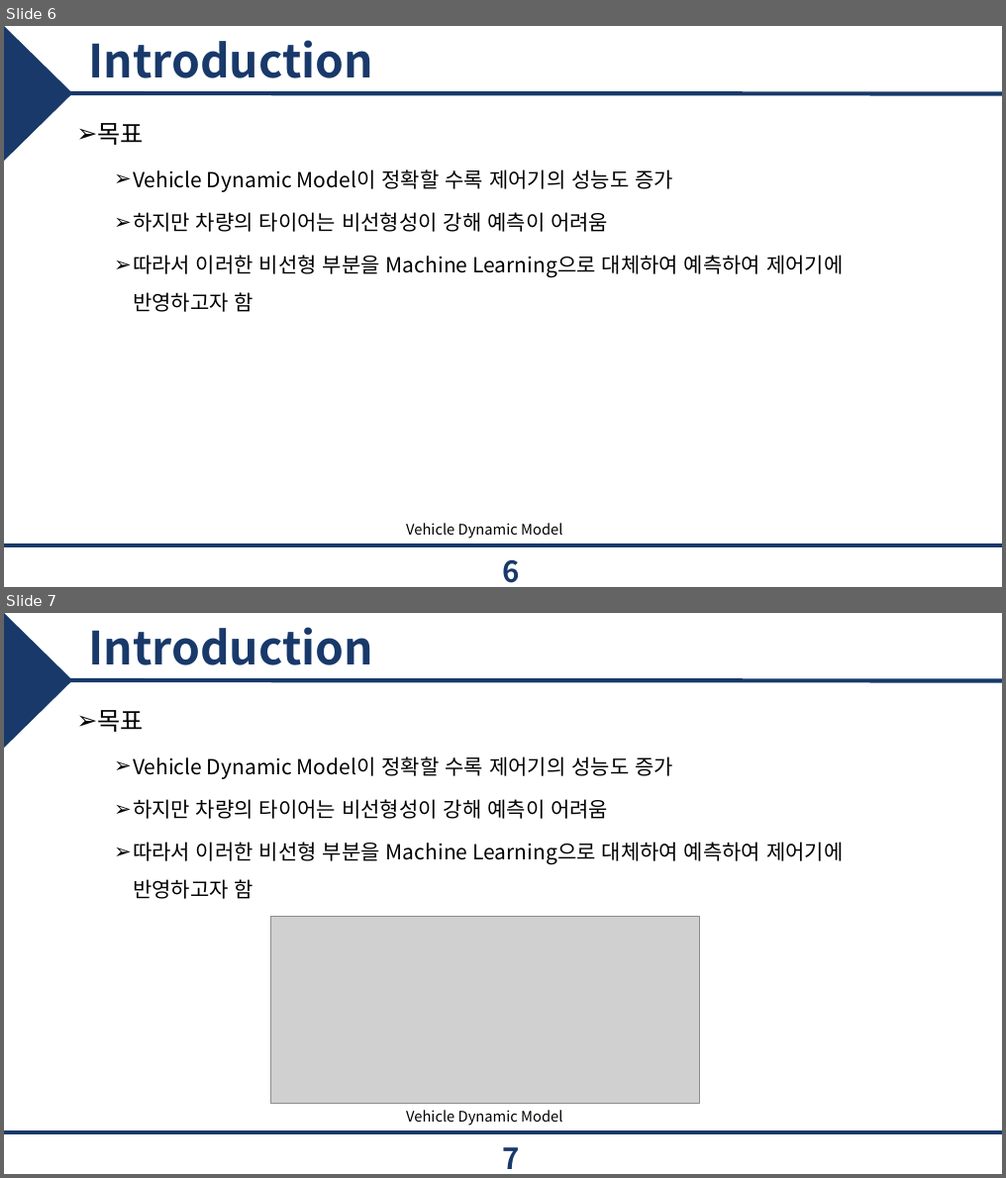
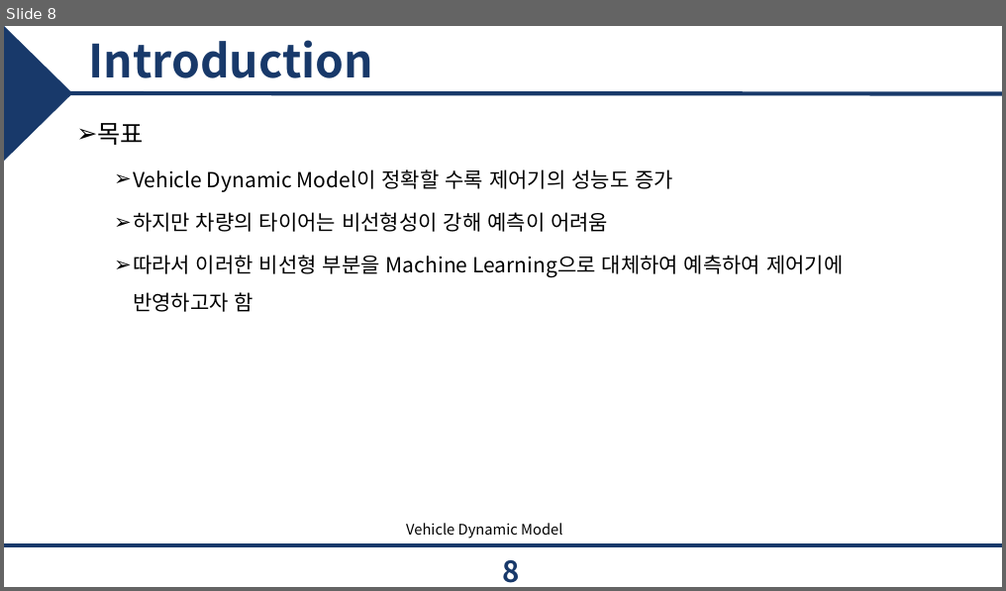
Before and after one commit to epoxx-arch/Torque_vectoringthesis, a slide deck: 졸업 논문/JCCI 발표.pptx. Shown one above the other, each under a label of ours: slides 6 and 7 before the commit, slide 8 after it. The pictures are 1006x1178 and 1006x591 pixels, drawn with LibreOffice and Linux fonts; fonts in the diff are those of the drawing; grey boxes stand for pictures; background and template pictures are left out. Boxes give left, top, right and bottom in pixels: in the first picture for what was removed or moved away, otherwise in the second. Text is boxed around its words. In the diff, an @@ line names an element or a change of style, - is before the commit and + after.

```diff
--- a/졸업 논문/JCCI 발표.pptx
+++ b/졸업 논문/JCCI 발표.pptx
@@ slide 7 removed at [4,613,1002,1174], background #FFFFFF; not listed: 3 template elements that a slide beside it also shows @@
@@ title removed at [88,627,373,665] @@
-Introduction
@@ text removed at [97,710,843,899] @@
-➢ 목표
-  ➢ Vehicle Dynamic Model이 정확할 수록 제어기의 성능도 증가
-  ➢ 하지만 차량의 타이어는 비선형성이 강해 예측이 어려움
-  ➢ 따라서 이러한 비선형 부분을 Machine Learning으로 대체하여 예측하여 제어기에 반영하고자 함
@@ picture removed at [270,917,699,1104] @@
@@ text removed at [406,1110,562,1126] @@
-Vehicle Dynamic Model
@@ page number removed at [502,1148,519,1169] @@
-7
@@ what was slide 6 is now slide 8 @@
@@ page number at [502,561,519,583]: text changed @@
-6
+8
```
Also in this commit, not shown: 4 slides changed, 13 slides added, 8 other files.
